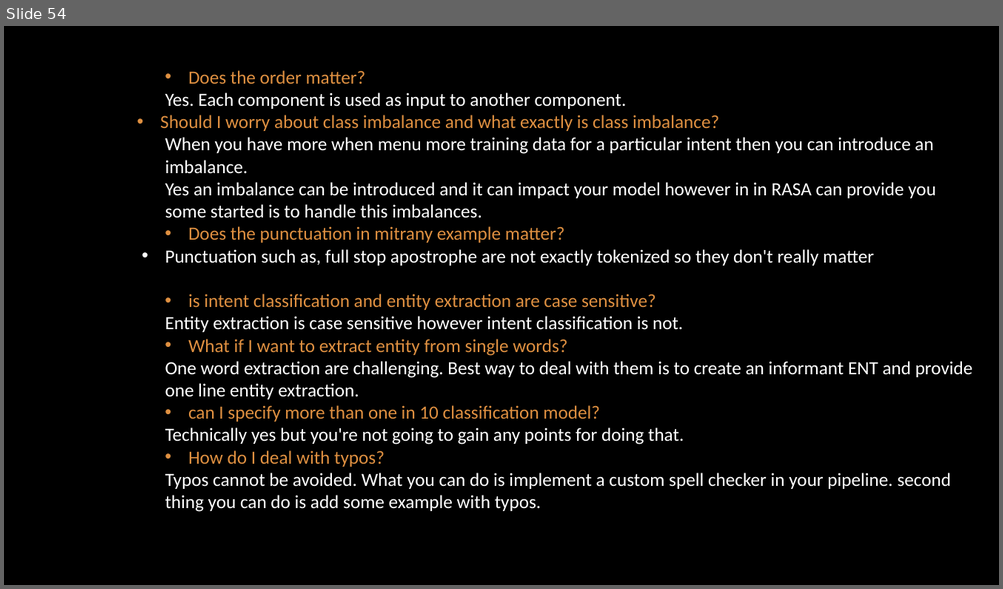
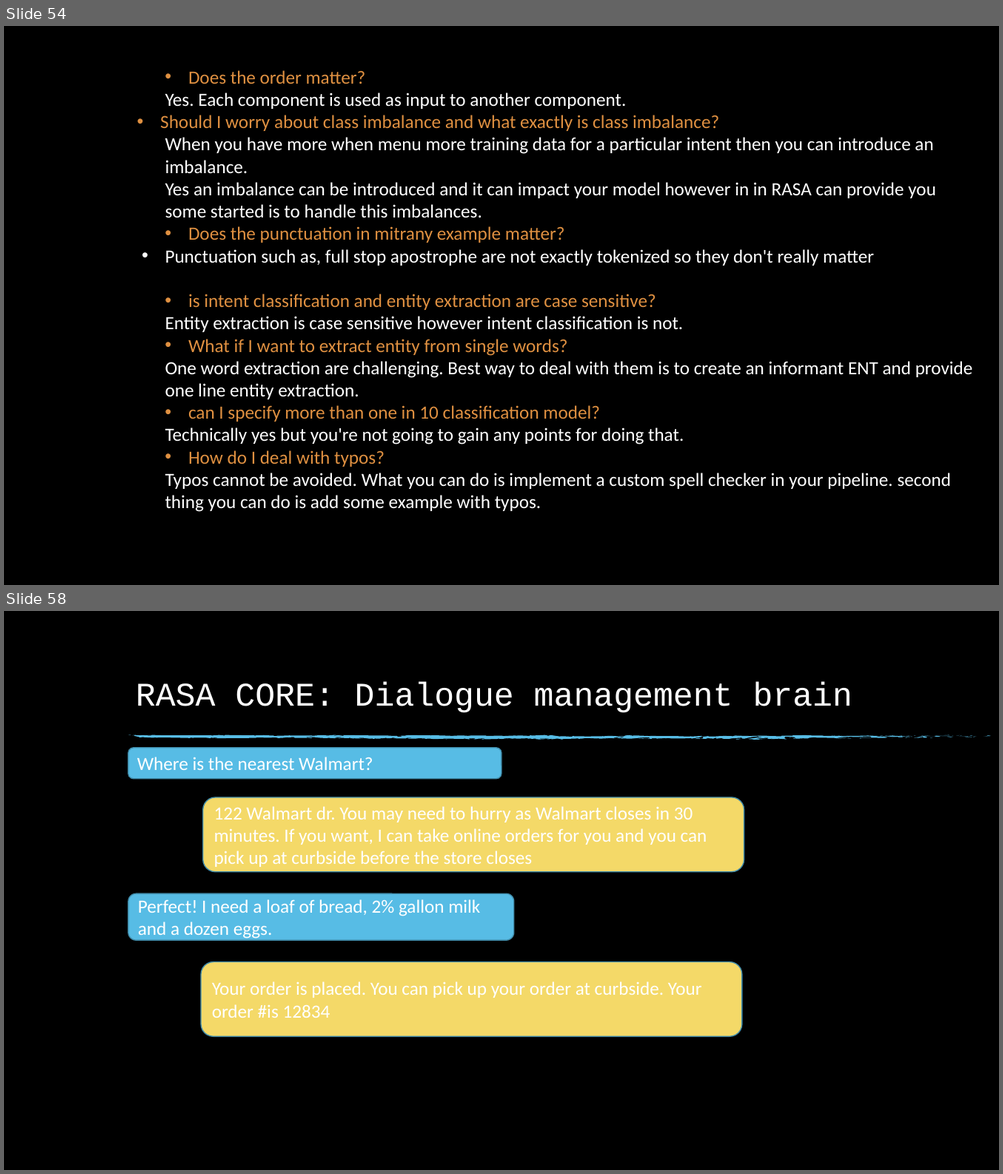
Before and after one commit to dinesh19aug/rasa-workshop, a slide deck: Natural Language Processing Workshop.pptx. Shown one above the other, each under a label of ours: slide 54 before the commit, slides 54 and 58 after it; the slides between them are not shown. The pictures are 1003x589 and 1003x1174 pixels, drawn with LibreOffice and Linux fonts; fonts in the diff are those of the drawing; background and template pictures are left out. Boxes give left, top, right and bottom in pixels: in the first picture for what was removed or moved away, otherwise in the second. Text is boxed around its words. In the diff, an @@ line names an element or a change of style, - is before the commit and + after.

```diff
--- a/Natural Language Processing Workshop.pptx
+++ b/Natural Language Processing Workshop.pptx
@@ slide 58 added at (4,611,999,1170), background picture (left out) @@
@@ title added at (136,682,852,713), 32 pt, text #FFFFFF @@
+RASA CORE: Dialogue management brain
@@ group added at (128,735,990,740): 74 freeform shapes @@
@@ rounded rectangle added at (128,748,501,779), fill #57BCE5, outline #408BA9 1 pt, 18 pt, text #FFFFFF @@
+Where is the nearest Walmart?
@@ rounded rectangle added at (202,797,743,872), fill #F4D968, outline #408BA9 1 pt, 18 pt, text #FFFFFF @@
+122 Walmart dr. You may need to hurry as Walmart closes in 30 minutes. If you want, I can take online orders for you and you can pick up at curbside before the store closes
@@ rounded rectangle added at (128,894,514,940), fill #57BCE5, outline #408BA9 1 pt, 18 pt, text #FFFFFF @@
+Perfect! I need a loaf of bread, 2% gallon milk and a dozen eggs.
@@ rounded rectangle added at (201,963,742,1037), fill #F4D968, outline #408BA9 1 pt, 18 pt, text #FFFFFF @@
+Your order is placed. You can pick up your order at curbside. Your order #is 12834
```
Also in this commit, not shown: 8 other slides added.
